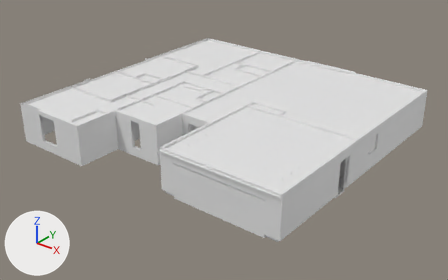
A saved change to the glTF model models/KB_Homes/1860/main/KBH_Interior_model1860_MainGeo.glb.
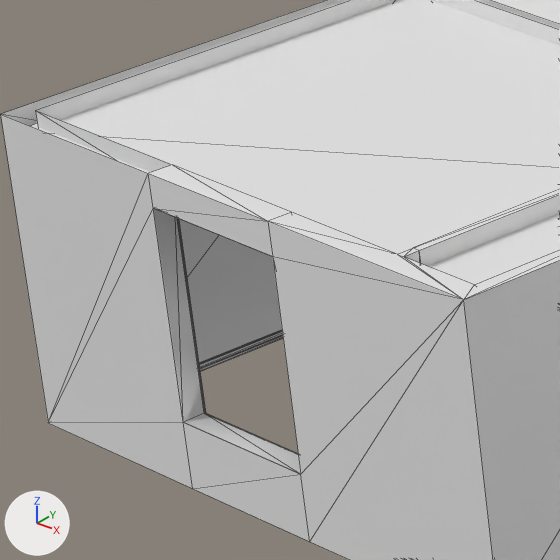
Old and new are each drawn whole from a camera (50 mm lens) standing at (9.0, -66.7, 25.0) and looking at (-23.2, -26.4, 0.0) and again close up on the part from 5% to 20% of the width and 32% to 56% of the height. Arrows for +X, +Y and +Z are at lower left; the lights stay in place. The close-ups show mesh edges as thin lines. Materials are left out; every surface is plain grey. Where no turn or scale is listed for an object, it has been applied to the vertices.

In view in the first close-up: 'Line18587', 'Line18595', 'Line21685'.
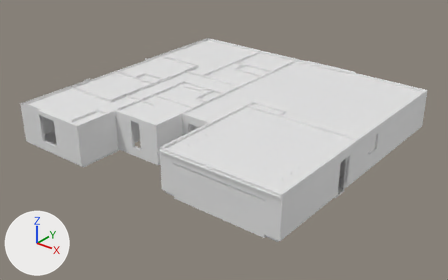
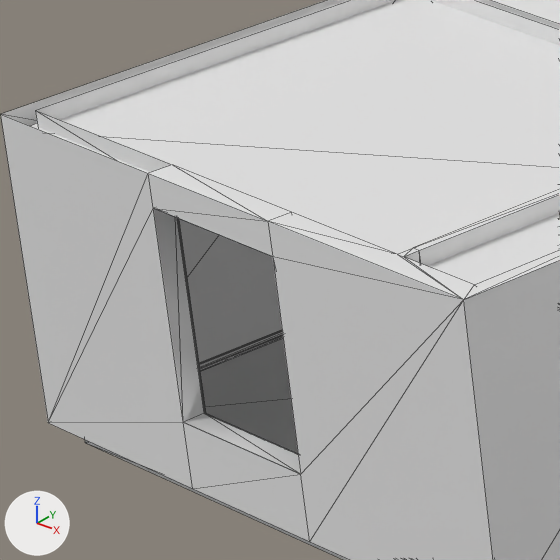
What changed in the scene script:
```text
Add me_line23597:
    me_line23597.from_pydata(...)  # 24 vertices, 44 faces; spans x -2.83..4.77, y -8.08..4.02, z 0.0..0.3
Add ob_line23597:
    ob_line23597 = bpy.data.objects.new('Line23597', me_line23597)
    ob_line23597.location = (-33.87, -29.93, 0.0)
```

Pixel boxes (x1, y1, x2, y2) of what changed, in the close-ups (560 x 560 px):
'Line23597', added
    after: (85, 338, 349, 560)
